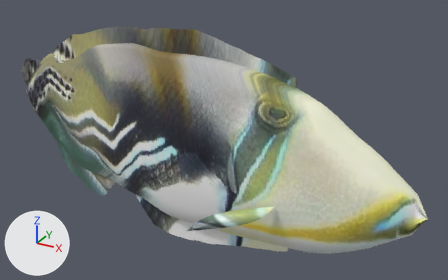
Renders of the glTF model public/aqua/models/fish/fry_picasso_triggerfish.glb from each side of a commit.
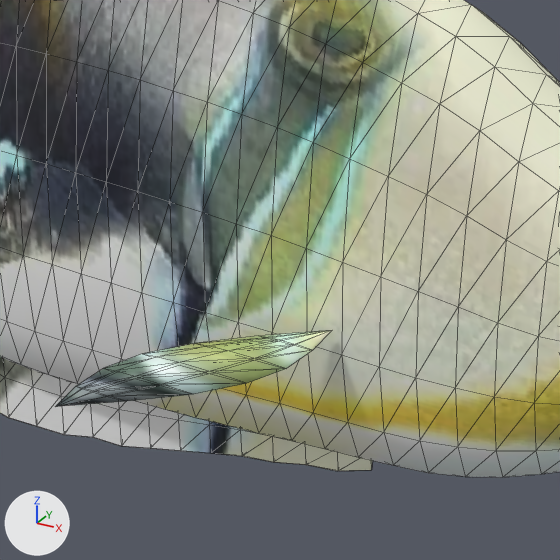
Old and new are each drawn whole from a 50 mm camera at (6867.519, -2.106, -16.967) aimed at (6866.324, 0.066, -18.053) and again close up on the part from 38% to 78% of the width and 36% to 100% of the height. The axes (+X, +Y, +Z) are drawn at lower left. The lights are the same throughout. The older version's two pictures come first. The close-ups show mesh edges as thin lines. Vertices at exactly the same position are counted once.

The first close-up shows 'fry_picasso_triggerfish'.
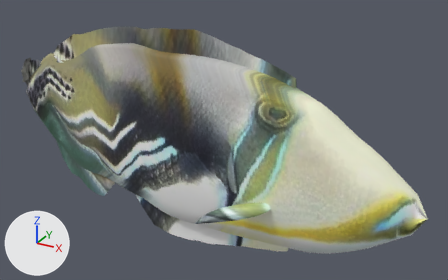
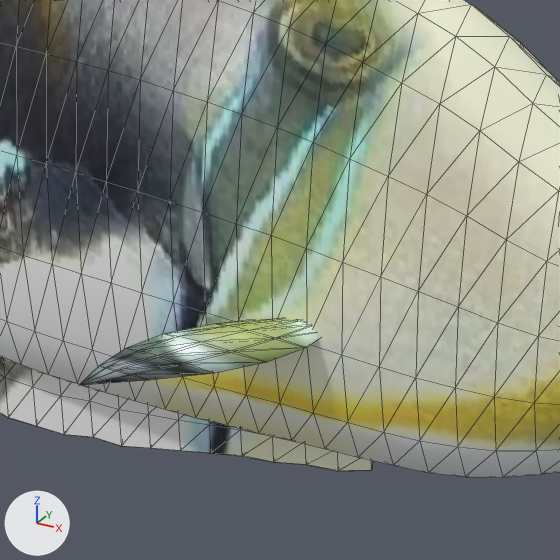
Edits to the scene script, one JSON object a line:
```json
{"block": "me_fry_picasso_triggerfish", "where": "# used by ob_fry_picasso_triggerfish; location = (0.0, 0.0, 0.0)"}
{"op": "remove", "block": "me_fry_picasso_triggerfish", "code": "me_fry_picasso_triggerfish.from_pydata(...)  # 1078 vertices, 1984 faces; spans x 6865.21..6867.22, y -0.33..0.33, z -18.57..-17.56"}
{"op": "add", "block": "me_fry_picasso_triggerfish", "code": "me_fry_picasso_triggerfish.from_pydata(...)  # 1078 vertices, 1984 faces; spans x 6865.21..6867.22, y -0.27..0.27, z -18.57..-17.56"}
{"block": "me_fry_picasso_triggerfish", "change": "me_fry_picasso_triggerfish part 1: the loose piece of 42 vertices spanning x 6866.37..6866.66, y -0.33..-0.13, z -18.28..-18.19 is moved by (0.0, 0.06, 0.0)"}
{"block": "me_fry_picasso_triggerfish", "change": "other edits to the shape of me_fry_picasso_triggerfish do not show in these pictures"}
```

Boxes [x1, y1, x2, y2] around the edits, measured in the close-ups (560 x 560 px; the box of a moved part takes in the faces that stretch with it):
```json
{"part": 1, "of": "me_fry_picasso_triggerfish", "change": "moved or reshaped", "before": [56, 330, 332, 406], "after": [80, 318, 319, 385]}
```
